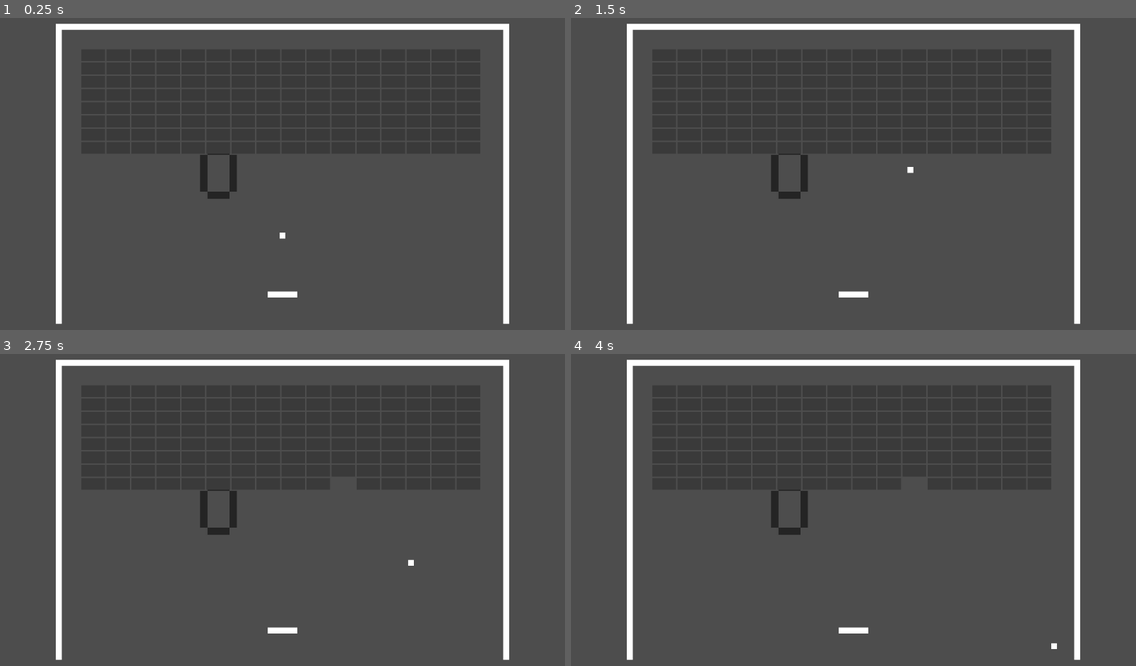
Above: before the commit, frames 1-4 (two rows, left to right).
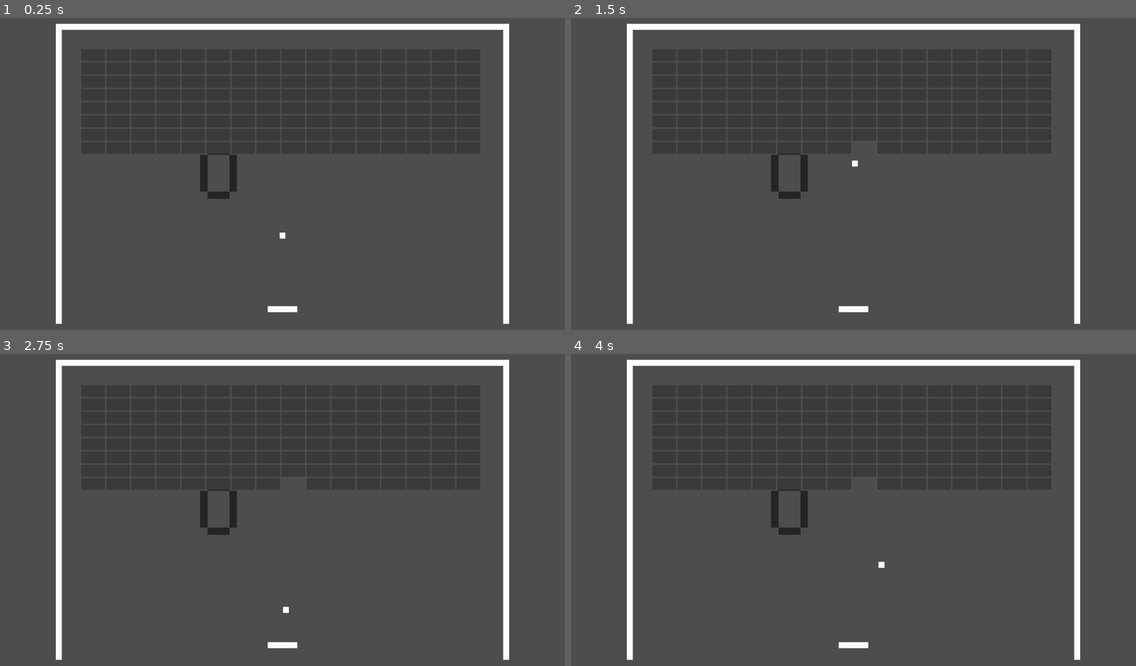
Above: after the commit, the same moments.

Repository: ChrisCee2/20gc2breakout
Game: Godot game, scene res://Levels/breakout.tscn
Two runs of this game, one before a commit and one after it. Both use one fixed random seed, a clock stepped at 60 frames per second and the inputs below. Sound files missing from this copy of the repository are replaced by a short silence.
Inputs (mouse positions are in pixels of both pictures, inside the frame that each line leads up to):
- Up to frame 1 (0.25 s): no input
- Up to frame 2 (1.5 s): tap Enter at 0.5 s; move the mouse to (977, 161) at 0.52 s; move the mouse to (740, 192) at 1.27 s
- Up to frame 3 (2.75 s): move the mouse to (339, 444) at 2.02 s
- Up to frame 4 (4 s): move the mouse to (825, 575) at 2.77 s; move the mouse to (1023, 559) at 3.52 s

The runs differ from the first frame. In frame 1, 0.2% of the frame differs, in the area x 47-53%, y 87-95%; in frame 2, 0.3%, in the area x 47-61%, y 45-95%; in frame 3, 0.3%; in frame 4, 0.3%.

Commit message:
GC2-14: Initialize all game objects within game component

Diff:
--- a/Controllers/breakout_game.gd
+++ b/Controllers/breakout_game.gd
@@ -41,6 +41,11 @@
 func start() -> void:
 	pause_menu.hide()
 	arena.set_up()
+	for paddle in paddles.get_children():
+		if paddle is Paddle:
+			paddle.initialize(
+				Vector2(arena.global_position.x, arena.get_lower_bound()) + (Vector2.UP * 10)
+			)
 	reset()
 
 func update() -> void:
--- a/GameObjects/ball.gd
+++ b/GameObjects/ball.gd
@@ -23,9 +23,6 @@
 var current_paddle_collision: Paddle = null
 
 var normal_angle_moe: float = 0.01
-
-func _ready() -> void:
-	restart()
 
 func start():
 	is_active = true
--- a/GameObjects/paddle.gd
+++ b/GameObjects/paddle.gd
@@ -10,9 +10,8 @@
 func set_input(input_interface: InputInterface) -> void:
 	controller.input = input_interface
 
-func _ready() -> void:
-	# Do this in game eventually
-	global_position -= Vector2.UP * 10
+func initialize(start_position: Vector2 = Vector2.ZERO) -> void:
+	global_position = start_position
 	if characterInput:
 		controller.input = characterInput
 
